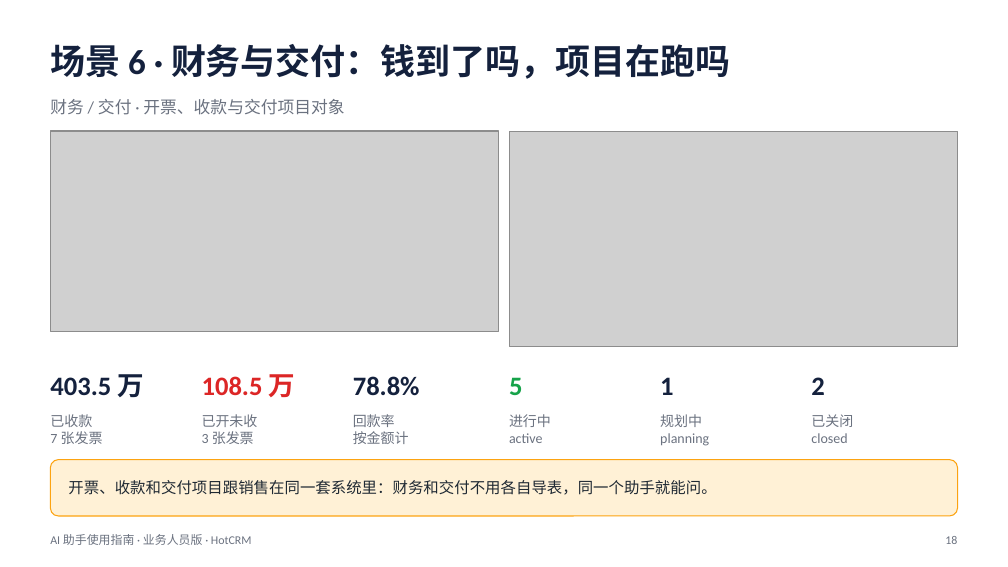
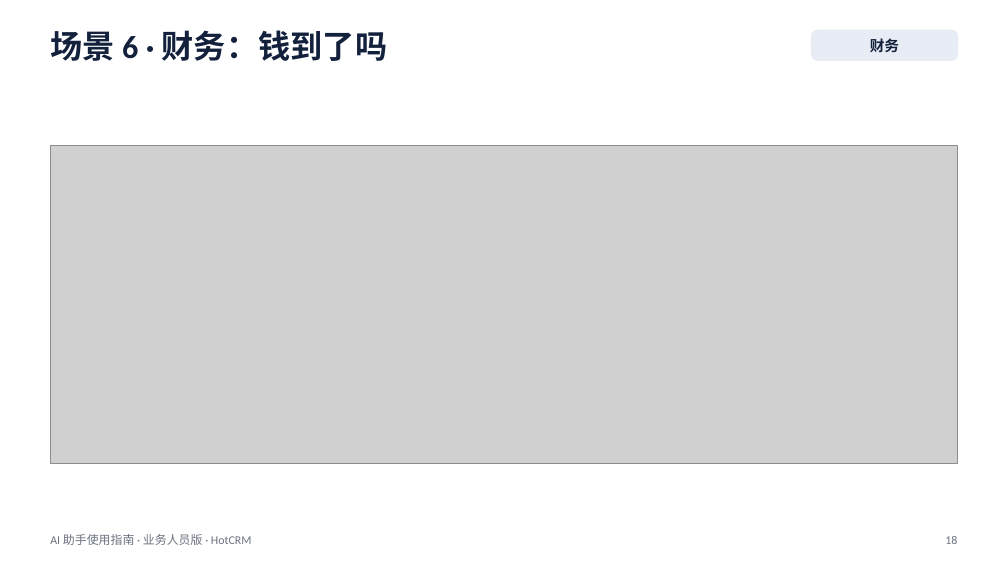
Before and after one commit to sunhaolin/hotcrm, a slide deck: slide 18 of docs/demo/mcp-intro/AI助手使用指南-业务人员.pptx. Drawn at 1008x567 pixels with LibreOffice and Linux fonts; fonts in the diff are those of the drawing; grey boxes stand for pictures. Boxes give left, top, right and bottom in pixels: in the first picture for what was removed or moved away, otherwise in the second. Text is boxed around its words. In the diff, an @@ line names an element or a change of style, - is before the commit and + after.

Commit message:
ppt

```diff
--- a/docs/demo/mcp-intro/AI助手使用指南-业务人员.pptx
+++ b/docs/demo/mcp-intro/AI助手使用指南-业务人员.pptx
@@ text at box(50, 30, 387, 61): text changed; size 25 to 23 pt @@
-场景 6 · 财务与交付：钱到了吗，项目在跑吗
+场景 6 · 财务：钱到了吗
@@ rounded rectangle added at box(811, 30, 958, 60), fill #E8EDF5, outline #E8EDF5 0.75 pt @@
@@ text added at box(870, 38, 899, 52), 10.5 pt, text #14213D, bold @@
+财务
@@ text removed at box(50, 99, 344, 115) @@
-财务 / 交付 · 开票、收款与交付项目对象
@@ picture removed at box(50, 131, 499, 332) @@
@@ picture added at box(50, 146, 958, 464) @@
@@ picture removed at box(509, 131, 958, 347) @@
@@ text removed at box(50, 374, 144, 397) @@
-403.5 万
@@ text removed at box(202, 374, 296, 397) @@
-108.5 万
@@ text removed at box(353, 376, 420, 396) @@
-78.8%
@@ text removed at box(509, 377, 522, 395) @@
-5
@@ text removed at box(660, 377, 673, 395) @@
-1
@@ text removed at box(811, 377, 824, 395) @@
-2
@@ text removed at box(50, 414, 103, 444) @@
-已收款
-7 张发票
@@ text removed at box(202, 414, 258, 444) @@
-已开未收
-3 张发票
@@ text removed at box(353, 414, 409, 444) @@
-回款率
-按金额计
@@ text removed at box(509, 414, 551, 443) @@
-进行中
-active
@@ text removed at box(660, 414, 709, 446) @@
-规划中
-planning
@@ text removed at box(811, 414, 853, 443) @@
-已关闭
-closed
@@ rounded rectangle removed at box(50, 460, 958, 516) @@
@@ text removed at box(68, 480, 716, 495) @@
-开票、收款和交付项目跟销售在同一套系统里：财务和交付不用各自导表，同一个助手就能问。
```
Also in this commit, not shown: 9 other slides changed, 3 slides added, 2 slides removed, 1 other file.
